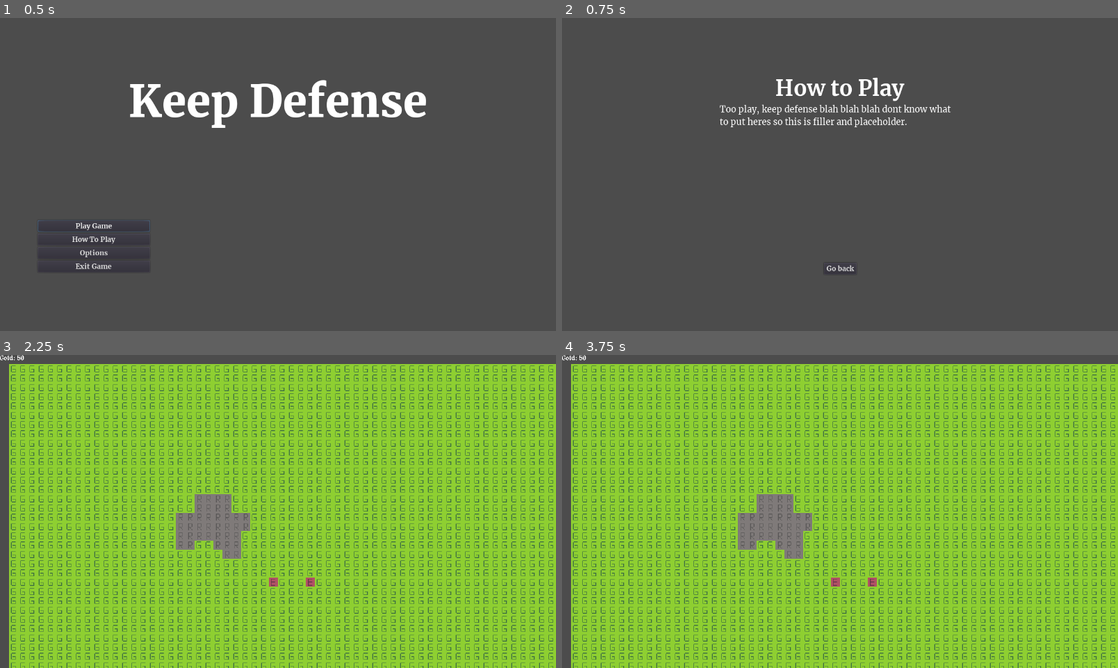
Above: before the commit, frames 1-4 (two rows, left to right).
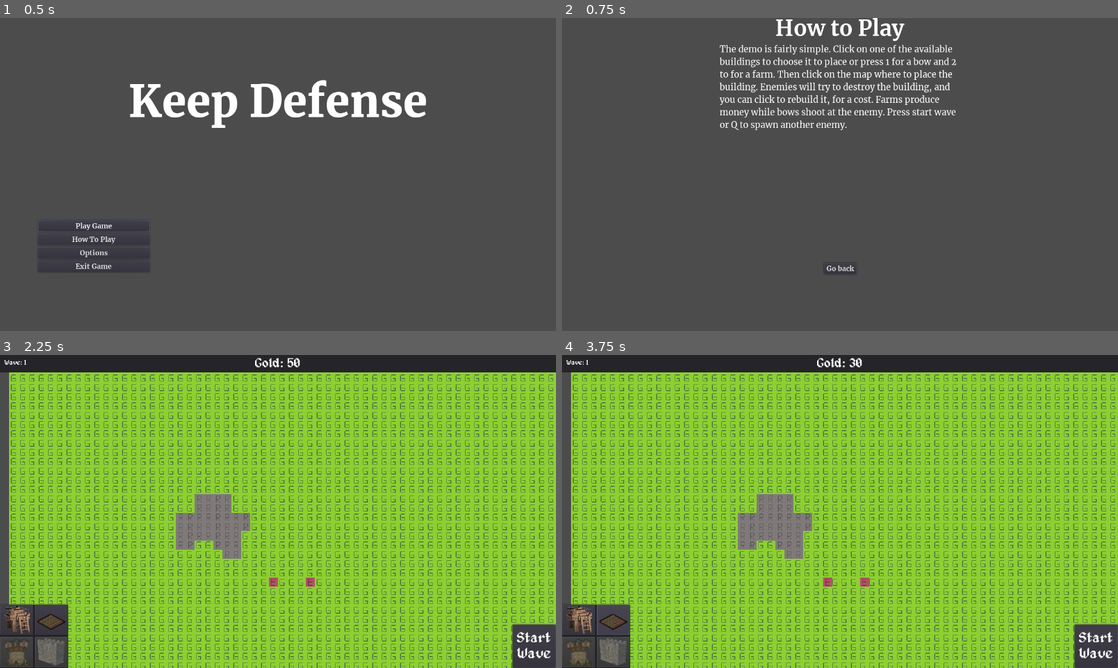
Above: after the commit, the same moments.

Repository: Joshua5437/Game-3
Game: Godot game, scene res://mainMenu.tscn
Same seed, same stepped clock (60 frames per second), same inputs: the game is played once before the commit and once after it.
Inputs (mouse positions are in pixels of both pictures, inside the frame that each line leads up to):
- Up to frame 1 (0.5 s): no input
- Up to frame 2 (0.75 s): click "How To Play" at 0.5 s
- Up to frame 3 (2.25 s): click "Go back" at 1.25 s; click "Play Game" at 2 s
- Up to frame 4 (3.75 s): click (578, 621) at 2.77 s; click (612, 621) at 3.52 s

Frame 1 is identical in both runs. In frame 2, 4.2% of the frame differs, in the area x 28-71%, y 0-36%; in frame 3, 8.9%; in frame 4, 9.1%, in the area x 0-100%, y 0-100%.

Commit message:
integreated basic ui

Diff:
--- a/howToPlay.tscn
+++ b/howToPlay.tscn
@@ -2,7 +2,7 @@
 
 [ext_resource path="res://fonts/Merriweather-Regular.ttf" type="DynamicFontData" id=1]
 [ext_resource path="res://fonts/Merriweather-Bold.ttf" type="DynamicFontData" id=2]
-[ext_resource path="res://howToPlay.gd" type="Script" id=3]
+[ext_resource path="res://scripts/howToPlay.gd" type="Script" id=3]
 
 [sub_resource type="DynamicFont" id=1]
 size = 50
@@ -31,20 +31,19 @@
 grow_vertical = 0
 alignment = 1
 
-[node name="Label2" type="Label" parent="VBoxContainer"]
-margin_top = 7.0
+[node name="Title" type="Label" parent="VBoxContainer"]
 margin_right = 554.0
-margin_bottom = 71.0
+margin_bottom = 64.0
 custom_fonts/font = SubResource( 1 )
 text = "How to Play"
 align = 1
 
-[node name="Label" type="Label" parent="VBoxContainer"]
-margin_top = 75.0
+[node name="Text" type="Label" parent="VBoxContainer"]
+margin_top = 68.0
 margin_right = 554.0
-margin_bottom = 130.0
+margin_bottom = 268.0
 custom_fonts/font = SubResource( 2 )
-text = "Too play, keep defense blah blah blah dont know what to put heres so this is filler and placeholder."
+text = "The demo is fairly simple. Click on one of the available buildings to choose it to place or press 1 for a bow and 2 to for a farm. Then click on the map where to place the building. Enemies will try to destroy the building, and you can click to rebuild it, for a cost. Farms produce money while bows shoot at the enemy. Press start wave or Q to spawn another enemy."
 autowrap = true
 
 [node name="VBoxContainer2" type="VBoxContainer" parent="."]
@@ -57,10 +56,10 @@
 margin_right = 38.0
 margin_bottom = -130.0
 
-[node name="Button" type="Button" parent="VBoxContainer2"]
+[node name="GoBack" type="Button" parent="VBoxContainer2"]
 margin_right = 75.0
 margin_bottom = 27.0
 custom_fonts/font = SubResource( 3 )
 text = "Go back"
 
-[connection signal="pressed" from="VBoxContainer2/Button" to="." method="_on_Button_pressed"]
+[connection signal="pressed" from="VBoxContainer2/GoBack" to="." method="_on_Button_pressed"]
--- a/mainScene.tscn
+++ b/mainScene.tscn
@@ -6,7 +6,7 @@
 [ext_resource path="res://buildings/farm/farm_construction_stats.tres" type="Resource" id=4]
 [ext_resource path="res://enemies/enemy.tscn" type="PackedScene" id=5]
 [ext_resource path="res://buildings/tower/tower_construction_stats.tres" type="Resource" id=6]
-[ext_resource path="res://ui.tscn" type="PackedScene" id=7]
+[ext_resource path="res://mainUI.tscn" type="PackedScene" id=7]
 
 [node name="MainScene" type="Node2D" groups=["main"]]
 script = ExtResource( 3 )
@@ -41,7 +41,6 @@
 
 [node name="CanvasLayer" type="CanvasLayer" parent="."]
 
-[node name="UserInterface" parent="CanvasLayer" groups=["ui"] instance=ExtResource( 7 )]
-mouse_filter = 2
+[node name="mainUI" parent="CanvasLayer" instance=ExtResource( 7 )]
 
 [connection signal="placed_building" from="Navigation/Map" to="." method="_on_Map_placed_building"]
--- a/mainUI.tscn
+++ b/mainUI.tscn
@@ -1,10 +1,13 @@
-[gd_scene load_steps=12 format=2]
+[gd_scene load_steps=15 format=2]
 
 [ext_resource path="res://fonts/Merriweather-Black.ttf" type="DynamicFontData" id=1]
 [ext_resource path="res://fonts/Merriweather-Bold.ttf" type="DynamicFontData" id=2]
 [ext_resource path="res://images/bowicon.png" type="Texture" id=3]
 [ext_resource path="res://images/mageicon.png" type="Texture" id=4]
 [ext_resource path="res://images/wallicon.png" type="Texture" id=5]
+[ext_resource path="res://images/farmicon.png" type="Texture" id=6]
+[ext_resource path="res://alagard.ttf" type="DynamicFontData" id=7]
+[ext_resource path="res://ui.gd" type="Script" id=8]
 
 [sub_resource type="DynamicFont" id=1]
 size = 11
@@ -18,18 +21,19 @@
 
 [sub_resource type="DynamicFont" id=4]
 size = 34
-font_data = ExtResource( 2 )
+font_data = ExtResource( 7 )
 
 [sub_resource type="DynamicFont" id=5]
 size = 30
-font_data = ExtResource( 1 )
+font_data = ExtResource( 7 )
 
 [sub_resource type="DynamicFont" id=6]
-font_data = ExtResource( 2 )
+font_data = ExtResource( 7 )
 
 [node name="mainUI" type="Control"]
 anchor_right = 1.0
 anchor_bottom = 1.0
+script = ExtResource( 8 )
 
 [node name="MarginContainer" type="MarginContainer" parent="."]
 anchor_left = 1.0
@@ -63,9 +67,10 @@
 anchor_bottom = 1.0
 
 [node name="Gold" type="Label" parent="TopPanel/CenterContainer"]
-margin_left = 577.0
-margin_right = 703.0
-margin_bottom = 39.0
+margin_left = 587.0
+margin_top = 5.0
+margin_right = 692.0
+margin_bottom = 34.0
 custom_fonts/font = SubResource( 5 )
 text = "Gold: 50"
 
@@ -80,27 +85,36 @@
 [node name="Buildings" type="Panel" parent="."]
 anchor_top = 1.0
 anchor_bottom = 1.0
-margin_top = -500.0
-margin_right = 132.0
+margin_top = -146.0
+margin_right = 157.0
 
 [node name="GridContainer" type="GridContainer" parent="Buildings"]
 anchor_right = 1.0
 anchor_bottom = 1.0
 columns = 2
 
-[node name="Bow" type="TextureRect" parent="Buildings/GridContainer"]
-margin_right = 64.0
-margin_bottom = 64.0
-texture = ExtResource( 3 )
+[node name="Bow" type="Button" parent="Buildings/GridContainer"]
+margin_right = 76.0
+margin_bottom = 70.0
+icon = ExtResource( 3 )
 
-[node name="Mage" type="TextureRect" parent="Buildings/GridContainer"]
-margin_left = 68.0
-margin_right = 132.0
-margin_bottom = 64.0
-texture = ExtResource( 4 )
+[node name="Farm" type="Button" parent="Buildings/GridContainer"]
+margin_left = 80.0
+margin_right = 156.0
+margin_bottom = 70.0
+icon = ExtResource( 6 )
 
-[node name="Wall" type="TextureRect" parent="Buildings/GridContainer"]
-margin_top = 68.0
-margin_right = 64.0
-margin_bottom = 132.0
-texture = ExtResource( 5 )
+[node name="Mage" type="Button" parent="Buildings/GridContainer"]
+margin_top = 74.0
+margin_right = 76.0
+margin_bottom = 144.0
+disabled = true
+icon = ExtResource( 4 )
+
+[node name="Tower" type="Button" parent="Buildings/GridContainer"]
+margin_left = 80.0
+margin_top = 74.0
+margin_right = 156.0
+margin_bottom = 144.0
+disabled = true
+icon = ExtResource( 5 )
--- a/scripts/game.gd
+++ b/scripts/game.gd
@@ -1,7 +1,7 @@
 extends Node2D
 
 onready var map = $Navigation/Map
-onready var ui = $CanvasLayer/UserInterface
+onready var ui = $CanvasLayer/mainUI
 
 # Used to place the towers on the map
 export(Array) var constructions
@@ -10,6 +10,7 @@
 # Player stats
 # Represents player's cash balance
 export(int) var gold = 100 setget set_gold
+var wave := 1;
 
 # Enemy waves
 export(NodePath) var wave_spawn_position
@@ -19,7 +20,12 @@
 func _ready():
 	# This will show accruate information about gold balance
 	ui.update_gold_amount(gold)
+	ui.update_wave(wave)
 
+	#probably a better way to do this (barely understand the signal system in godot)
+	ui.get_node("Buildings/GridContainer/Bow").connect("pressed", self, "_select_bow")
+	ui.get_node("Buildings/GridContainer/Farm").connect("pressed", self, "_select_farm")
+	ui.get_node("MarginContainer/StartWave").connect("pressed", self, "_spawn_wave")
 func _process(_delta):
 	# Get global mouse position
 	var global_mouse_position = get_global_mouse_position()
@@ -27,18 +33,13 @@
 
 	# Choose a tower to construct based on the numeric keys
 	if Input.is_key_pressed(KEY_1) and num_constructions >= 1:
-		current_construction = constructions[0]
+		_select_bow()
 	if Input.is_key_pressed(KEY_2) and num_constructions >= 2:
-		current_construction = constructions[1]
+		_select_farm()
 
 	# Spawns enemies (meant for presentation and testing)
 	if Input.is_key_pressed(KEY_Q) and not spawn_button_pressed:
-		spawn_button_pressed = true
-		var spawn_position_node = get_node(wave_spawn_position)
-		var new_enemy = wave_spawn_enemy.instance()
-
-		new_enemy.position = spawn_position_node.position
-		add_child(new_enemy)
+		_spawn_wave()
 	elif not Input.is_key_pressed(KEY_Q) and spawn_button_pressed:
 		spawn_button_pressed = false
 
@@ -64,6 +65,20 @@
 	gold += amount
 	ui.update_gold_amount(gold)
 
+func _select_bow():
+	current_construction = constructions[0]
+func _select_farm():
+	current_construction = constructions[1]
 func _on_Map_placed_building(building):
 	if building.has_signal("gold_produced"):
 		building.connect("gold_produced", self, "_on_gold_produced")
+
+func _spawn_wave():
+	spawn_button_pressed = true
+	wave += 1
+	var spawn_position_node = get_node(wave_spawn_position)
+	var new_enemy = wave_spawn_enemy.instance()
+
+	new_enemy.position = spawn_position_node.position
+	add_child(new_enemy)
+	ui.update_wave(wave)
--- a/ui.gd
+++ b/ui.gd
@@ -1,6 +1,15 @@
 extends Control
 
-onready var gold_label = $Gold
-
+onready var gold_label = $TopPanel/CenterContainer/Gold
+onready var wave_label = $TopPanel/Wave
 func update_gold_amount(amount):
 	gold_label.text = "Gold: %s" % amount
+
+func update_wave(wave):
+	wave_label.text = "Wave: %s" % wave
+func _on_Bow_pressed():
+	pass # Replace with function body.
+
+
+func _on_Farm_pressed():
+	pass # Replace with function body.
Binary file added: images/farmicon.png
Not shown, added: images/farmicon.png.import
Renamed: howToPlay.gd -> scripts/howToPlay.gd
